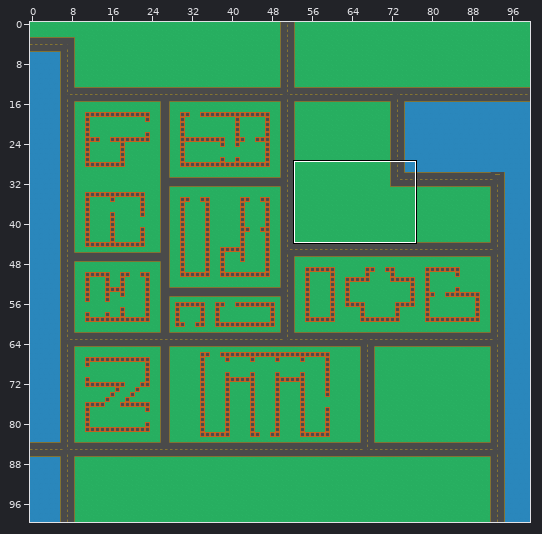
Level history. Tiled map (JSON): maps/00.json. The first picture is a wide view before the edit; the outline marks the close-up.
Close-up. The starting point:
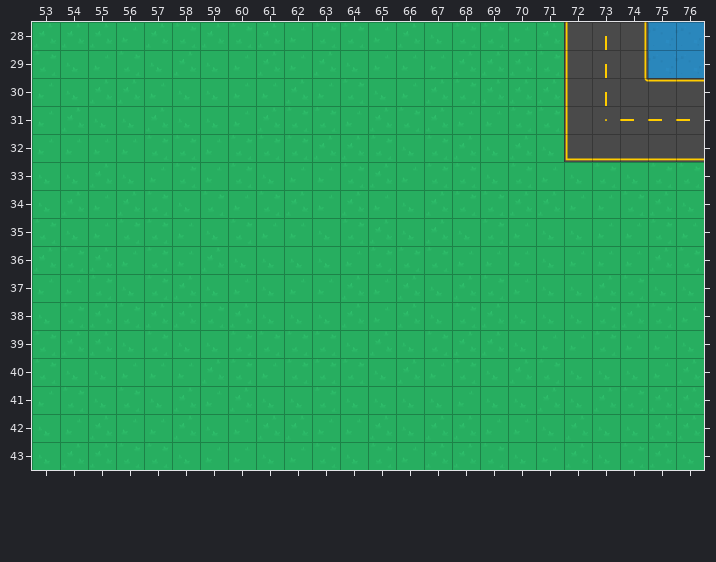
Cells are 64x64 px. Shown: x 53..76, y 28..43. The commit also changed other parts of the map, which this record leaves out.
The same view after the edit:
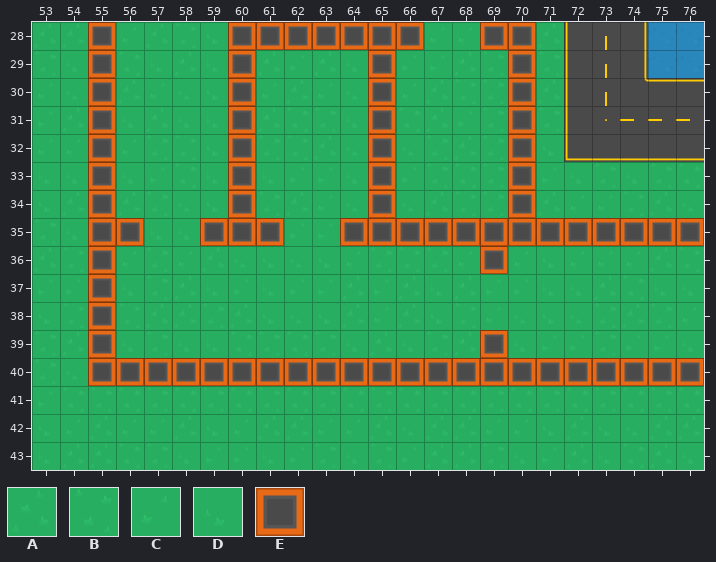
Key: from "tiles": A 0, B 1, C 2, D 3, E 195.
_ is an empty cell.
The edit:
Layer "00":
Tile E replaces tile A in row 28 at x 55, 61 and 66; in row 29 at x 70; in row 30 at x 55 and 70; in row 31 at x 65; in row 32 at x 70; in row 33 at x 55 and 65.
Tile E replaces tile A in row 34 at x 70; in row 35 at x 65 and 67; in row 36 at x 55; in row 38 at x 55; in row 39 at x 55 and 69; in row 40 at x 59, 66, 70 and 76.
Tile E replaces tile B in row 28 at x 60, 63 to 64 and 69; in row 31 at x 70; in row 32 at x 60 and 65; in row 33 at x 60 and 70; in row 35 at x 56, 60, 64, 69 and 75; in row 37 at x 55.
Tile E replaces tile B in row 40 at x 60, 62 to 64, 68 and 71.
Tile E replaces tile C in row 28 at x 62, 65 and 70; in row 29 at x 55, 60 and 65; in rows 30 to 31 at x 60; in row 32 at x 55; in row 34 at x 55, 60 and 65; in row 35 at x 55, 61, 70, 73 to 74 and 76.
Tile E replaces tile C in row 36 at x 69; in row 40 at x 56 to 58, 61, 67 and 75.
Tile E replaces tile D in row 30 at x 65; in row 31 at x 55; in row 35 at x 59, 66, 68 and 71 to 72; in row 40 at x 55, 65, 69 and 72 to 74.
Pixel boxes of the changes (left, top, right, bottom) in both close-ups:
changed: (88, 22, 704, 386)
